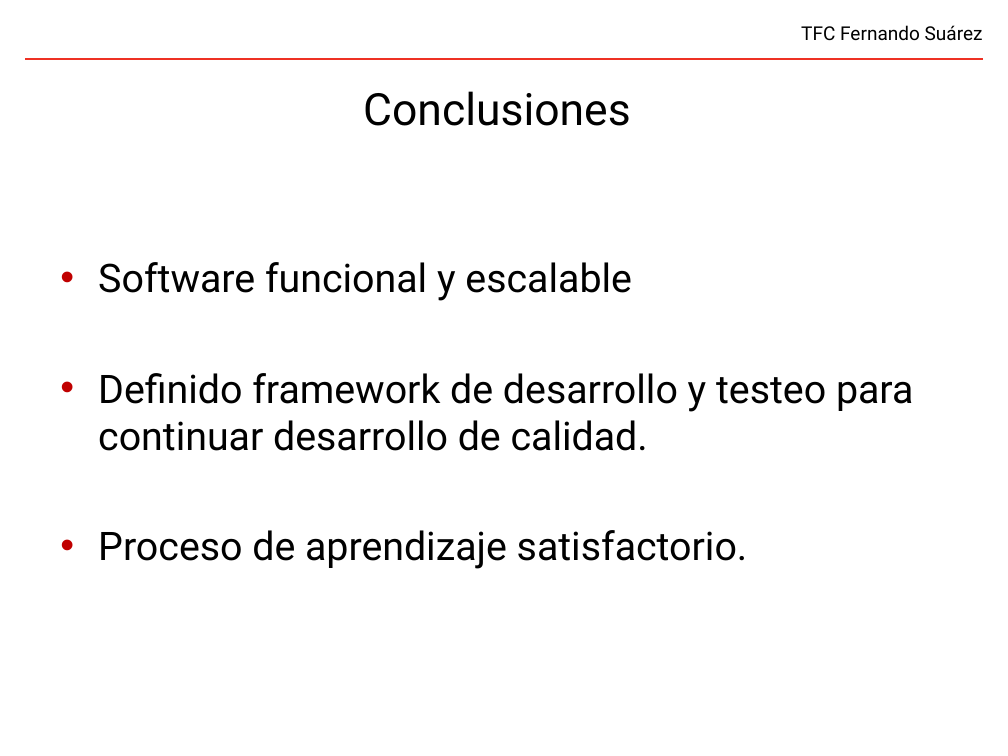
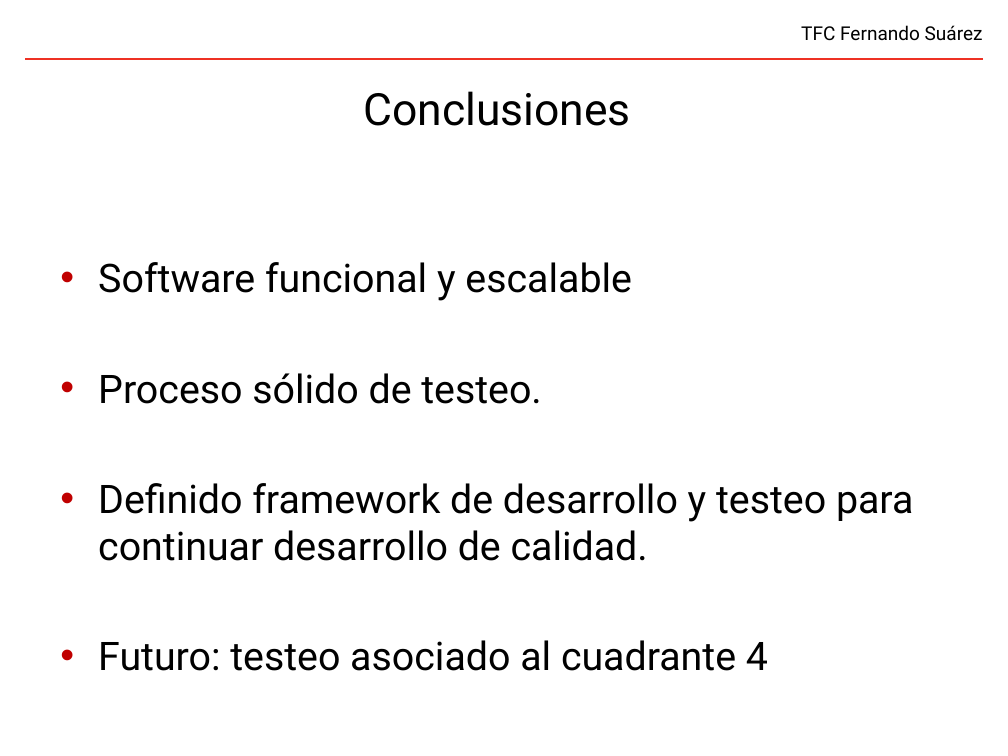
Before and after one commit to fsuarezj/toolBuilder-portlet, a slide deck: slide 23 of doc/presentation/presentacion.pptx. Drawn at 1008x756 pixels with LibreOffice and Linux fonts; fonts in the diff are those of the drawing; background and template pictures are left out. Boxes give left, top, right and bottom in pixels: in the first picture for what was removed or moved away, otherwise in the second. Text is boxed around its words. In the diff, an @@ line names an element or a change of style, - is before the commit and + after.

```diff
--- a/doc/presentation/presentacion.pptx
+++ b/doc/presentation/presentacion.pptx
@@ text at box(98, 373, 541, 404): paragraph added @@
+• Proceso sólido de testeo.
@@ text at box(98, 640, 768, 671): text changed @@
-• Proceso de aprendizaje satisfactorio.
+• Futuro: testeo asociado al cuadrante 4
```
Also in this commit, not shown: 6 other slides changed.
